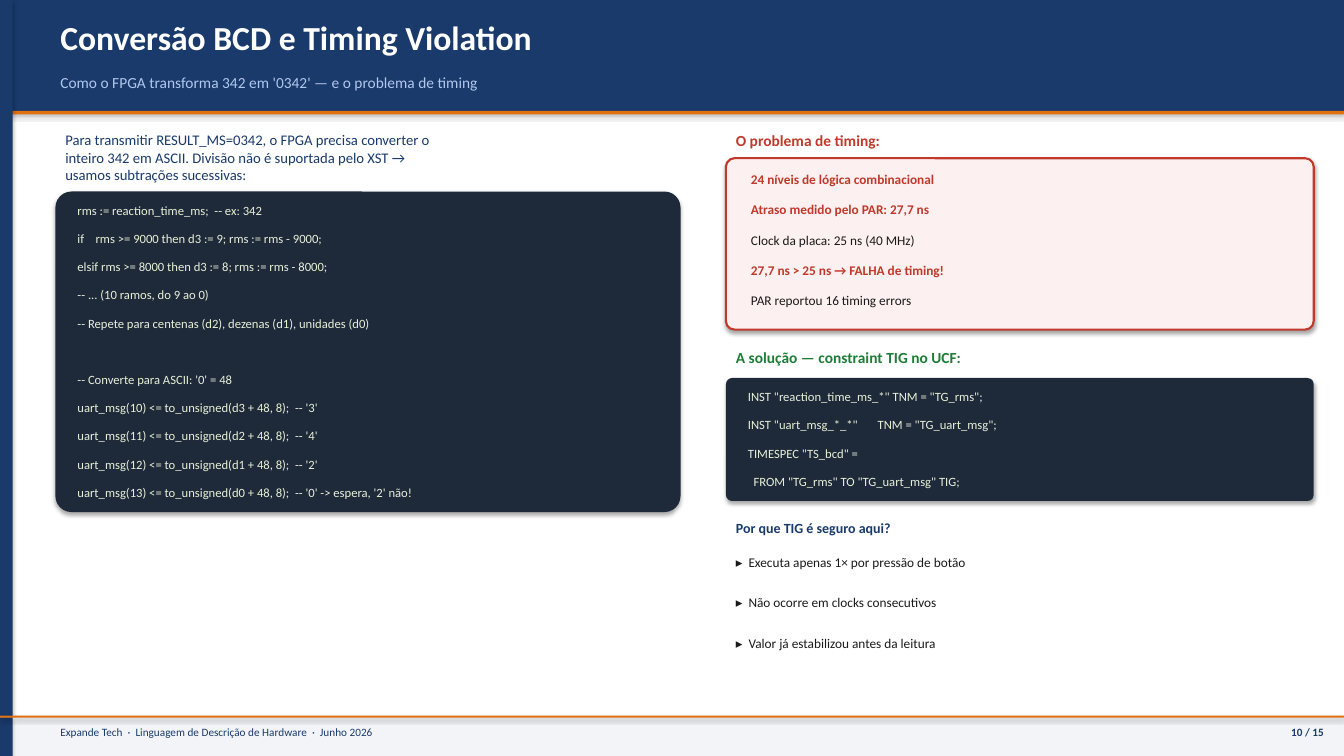
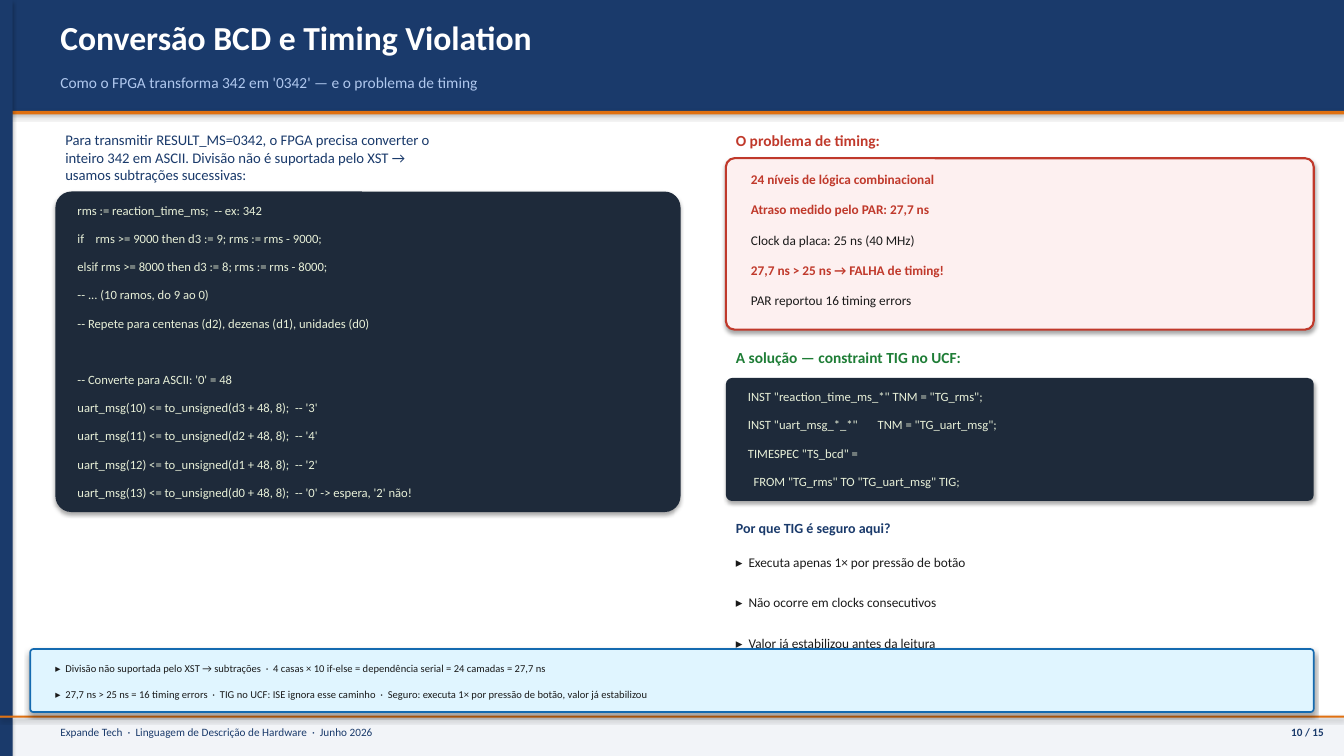
Before and after one commit to MaiconFonsecaHk/fpga-systems-lab, a slide deck: slide 10 of doc/trabalho_final/apresentar/apresentacao_jogo_reflexo.pptx. Drawn at 1344x756 pixels with LibreOffice and Linux fonts; fonts in the diff are those of the drawing. Boxes give left, top, right and bottom in pixels: in the first picture for what was removed or moved away, otherwise in the second. Text is boxed around its words. In the diff, an @@ line names an element or a change of style, - is before the commit and + after.

```diff
--- a/doc/trabalho_final/apresentar/apresentacao_jogo_reflexo.pptx
+++ b/doc/trabalho_final/apresentar/apresentacao_jogo_reflexo.pptx
@@ rounded rectangle added at (30,649,1314,712), fill #E0F5FF, outline #146AB0 1.2 pt @@
@@ text added at (65,664,546,674), 7.5 pt, text #1A1A1A @@
+▸ Divisão não suportada pelo XST → subtrações · 4 casas × 10 if-else = dependência serial = 24 camadas = 27,7 ns
@@ text added at (65,690,647,700), 7.5 pt, text #1A1A1A @@
+▸ 27,7 ns > 25 ns = 16 timing errors · TIG no UCF: ISE ignora esse caminho · Seguro: executa 1× por pressão de botão, valor já estabilizou
```
Also in this commit, not shown: 4 other slides changed, 1 other file.
